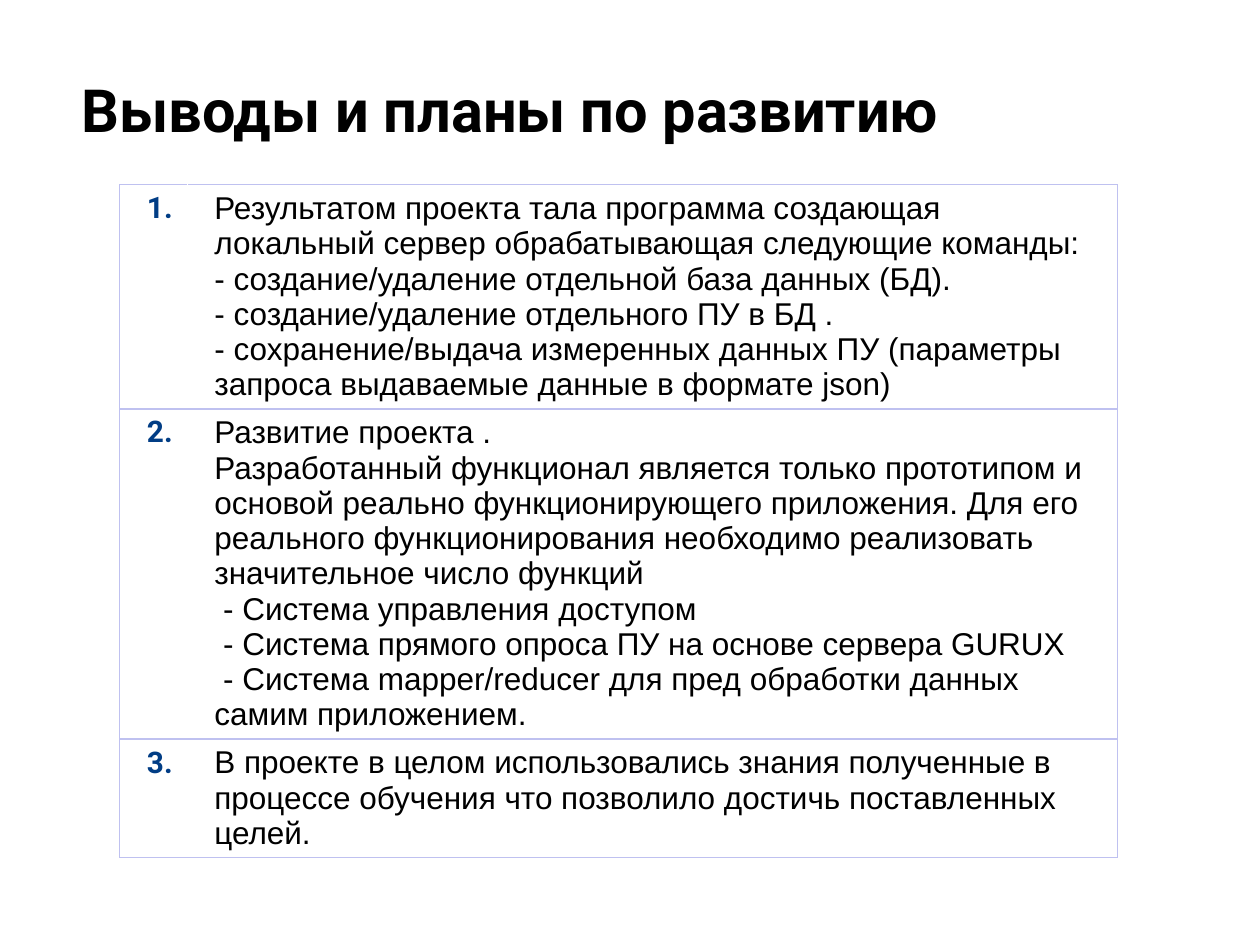
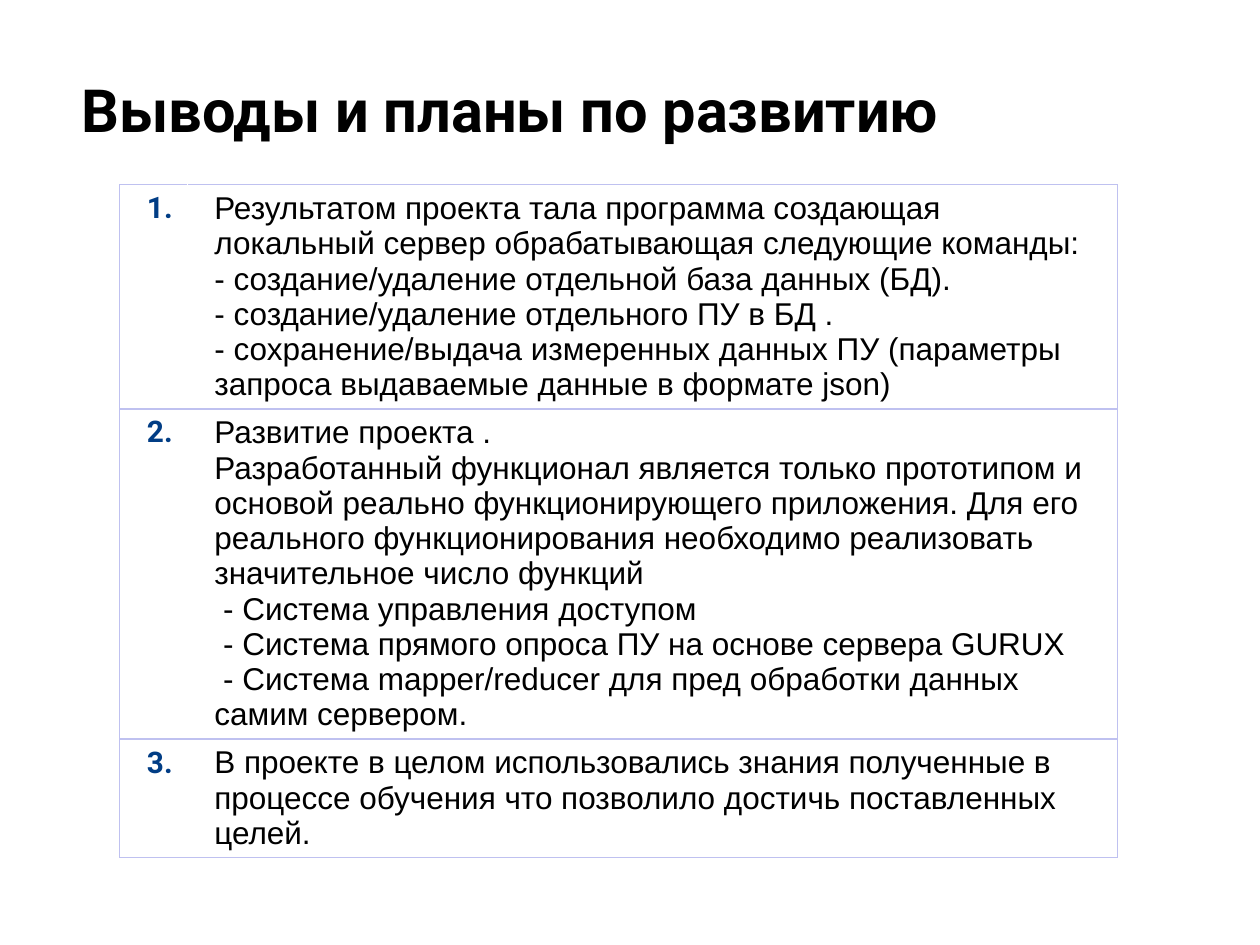
Before and after one commit to otus-learn-ivan/final_project_task, a slide deck: slide 12 of Защита проекта.pptx (slide 10 before the commit). Drawn at 1260x945 pixels with LibreOffice and Linux fonts; fonts in the diff are those of the drawing; background and template pictures are left out. Boxes give left, top, right and bottom in pixels: in the first picture for what was removed or moved away, otherwise in the second. Text is boxed around its words. In the diff, an @@ line names an element or a change of style, - is before the commit and + after.

```diff
--- a/Защита проекта.pptx
+++ b/Защита проекта.pptx
@@ table at [120, 185, 1118, 858] @@
-row 2, column 2: Развитие проекта . / Разработанный функционал является только прототипом и основой реально функционирующего приложения. Для его реального функционирования необходимо реализовать значительное число функций / - Система управления доступом / - Система прямого опроса ПУ на основе сервера GURUX / - Система mapper/reducer для пред обработки данных самим приложением.
+row 2, column 2: Развитие проекта . / Разработанный функционал является только прототипом и основой реально функционирующего приложения. Для его реального функционирования необходимо реализовать значительное число функций / - Система управления доступом / - Система прямого опроса ПУ на основе сервера GURUX / - Система mapper/reducer для пред обработки данных самим сервером.
```
Also in this commit, not shown: 6 other slides changed, 3 slides added, 1 slide removed, 3 other files.
